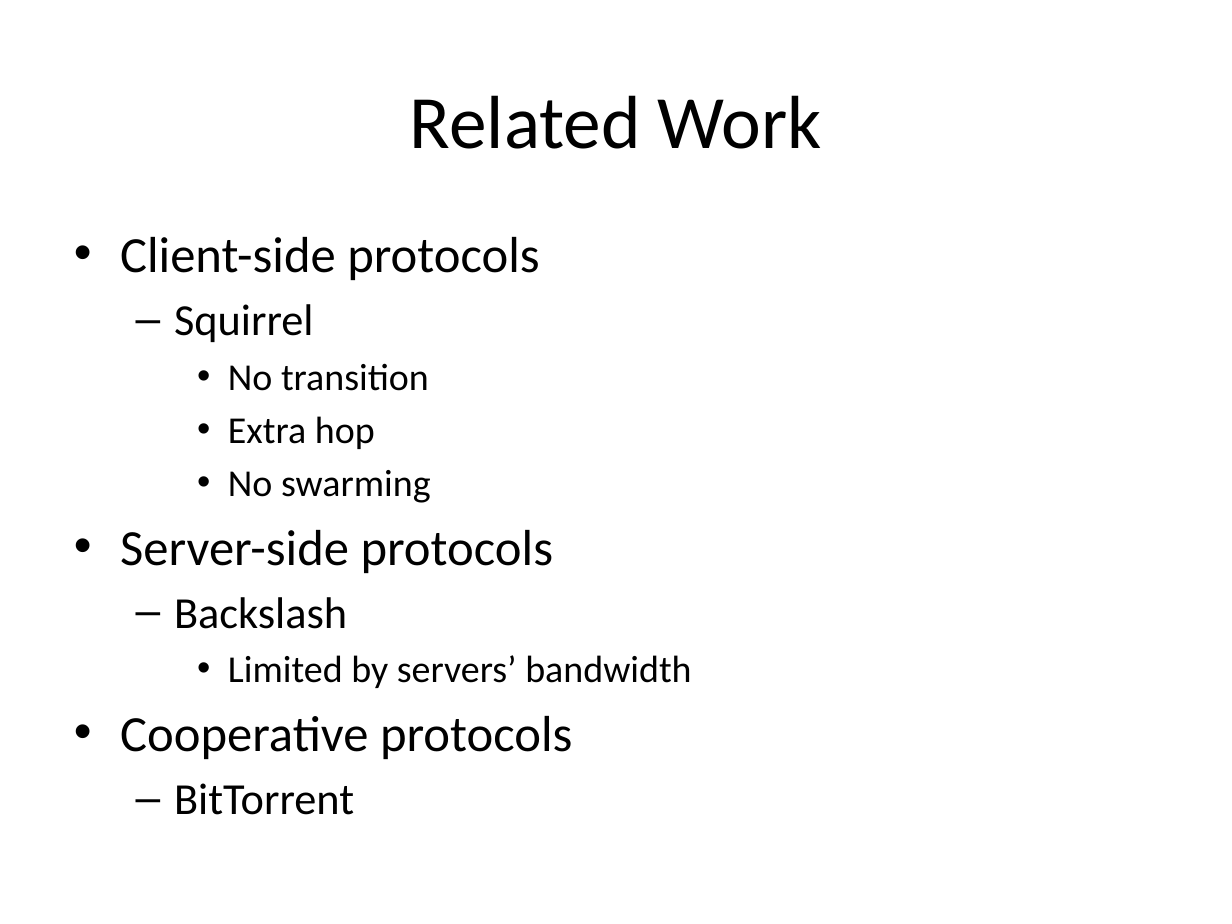
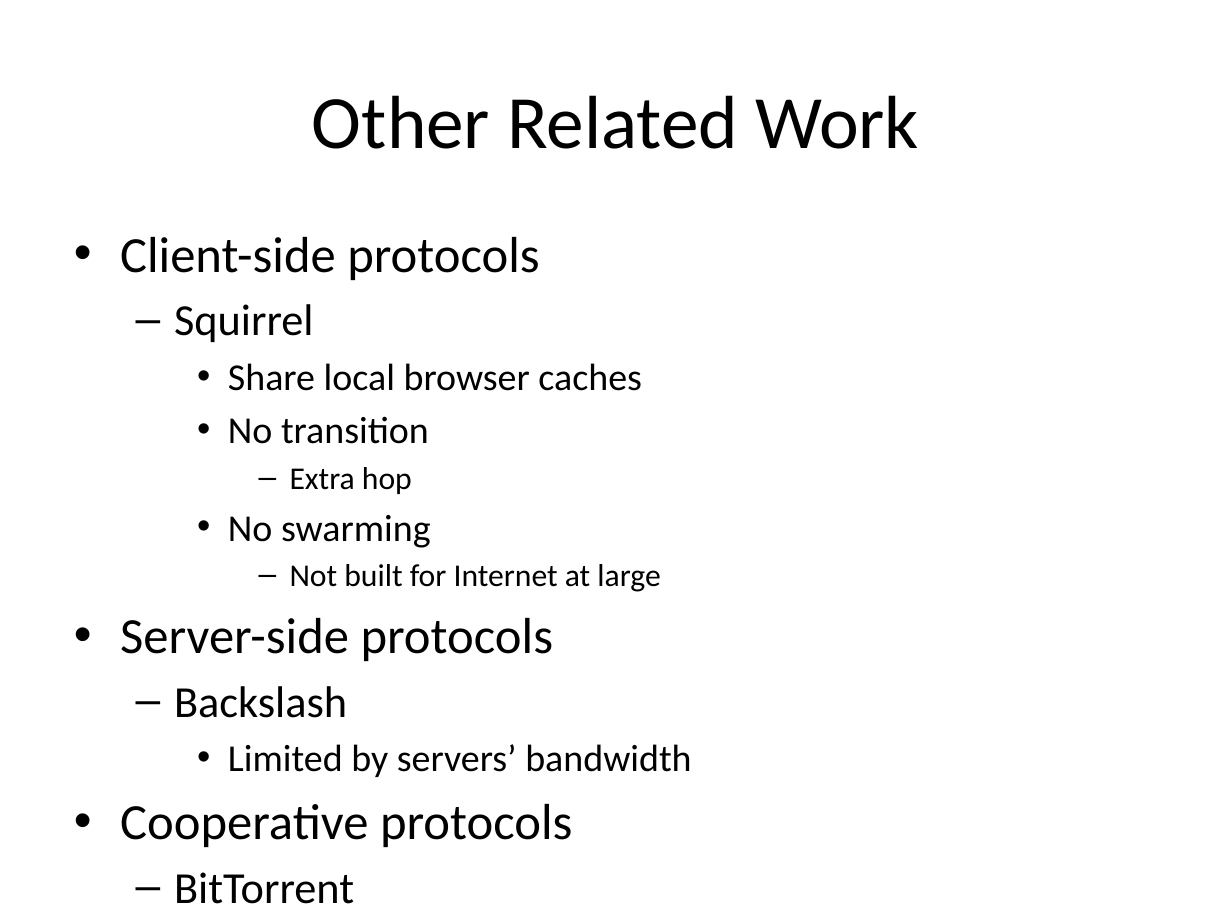
Before and after one commit to rdp/p2pwebclient, a slide deck: slide 9 of thesis_presentation/How to Make the Internet Faster.pptx (slide 10 before the commit). Drawn at 1232x924 pixels with LibreOffice and Linux fonts; fonts in the diff are those of the drawing. Boxes give left, top, right and bottom in pixels: in the first picture for what was removed or moved away, otherwise in the second. Text is boxed around its words. In the diff, an @@ line names an element or a change of style, - is before the commit and + after.

```diff
--- a/thesis_presentation/How to Make the Internet Faster.pptx
+++ b/thesis_presentation/How to Make the Internet Faster.pptx
@@ title at bbox=[312, 95, 919, 149]: text changed @@
-Related Work
+Other Related Work
@@ text at bbox=[228, 363, 642, 391]: paragraph added @@
+    • Share local browser caches
@@ text at bbox=[290, 467, 412, 494]: size 22.2 to 18.5 pt in "Extra hop"; bullet • to –; list level 3 to 4 in "Extra hop" @@
@@ text at bbox=[290, 564, 660, 592]: paragraph added @@
+      – Not built for Internet at large
```
Also in this commit, not shown: 29 other slides changed, 2 slides added, 2 slides removed, 2 other files.
